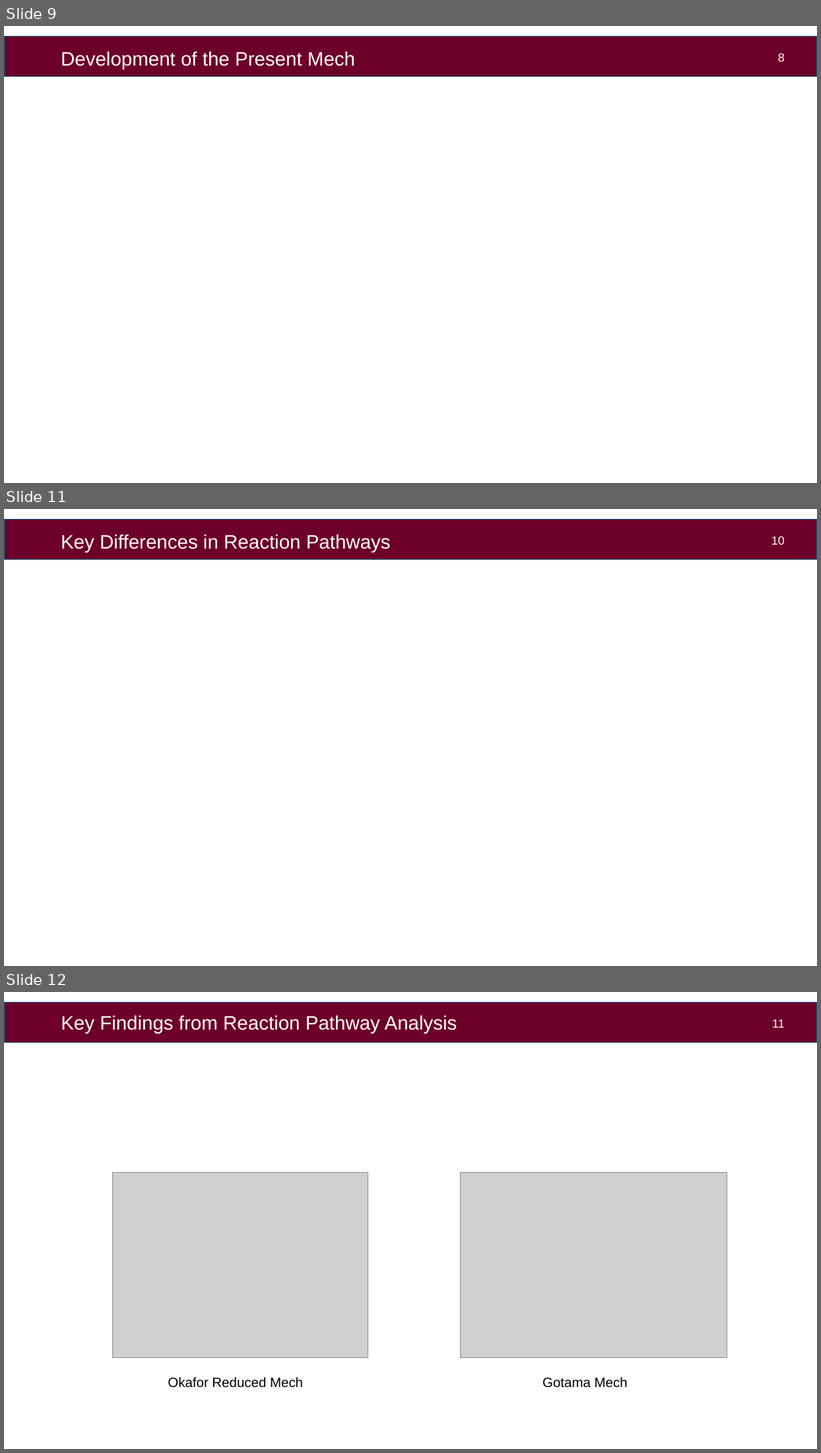
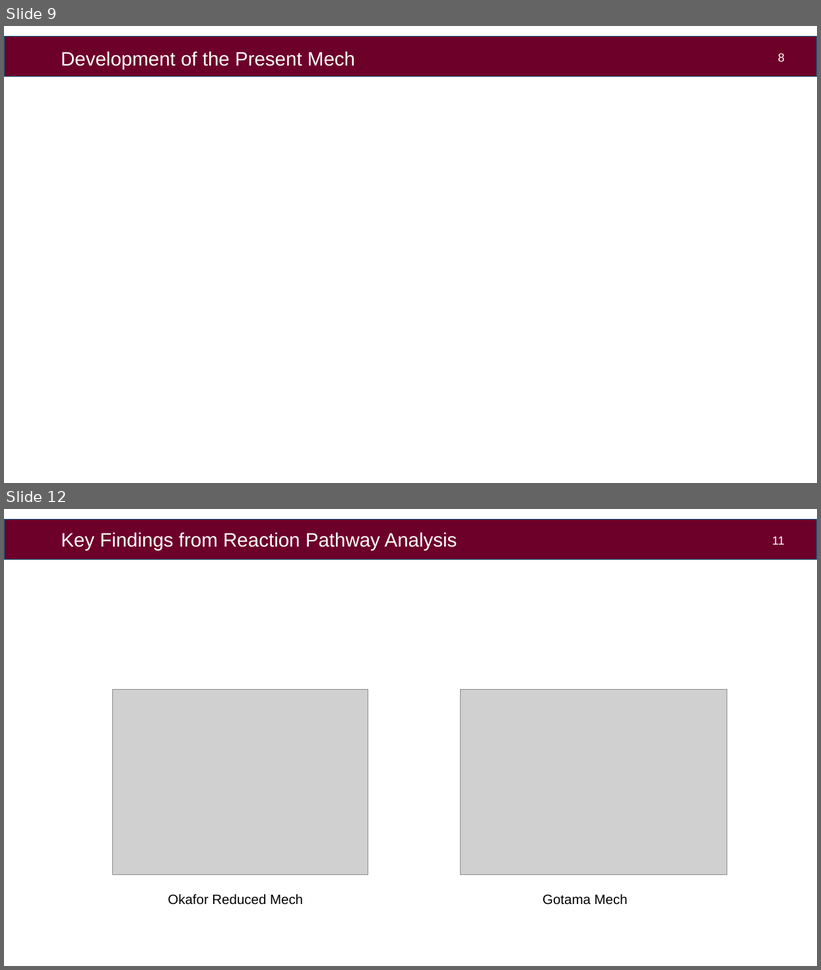
Before and after one commit to aahil-wq/lab-presentations, a slide deck: icfd2026/pres/kyushu_ppt_16-9.pptx. Shown one above the other, each under a label of ours: slides 9, 11 and 12 before the commit, slides 9 and 12 after it; the slides between them are not shown. The pictures are 821x1453 and 821x970 pixels, drawn with LibreOffice and Linux fonts; fonts in the diff are those of the drawing; grey boxes stand for pictures; background and template pictures are left out. Boxes give left, top, right and bottom in pixels: in the first picture for what was removed or moved away, otherwise in the second. Text is boxed around its words. In the diff, an @@ line names an element or a change of style, - is before the commit and + after.

```diff
--- a/icfd2026/pres/kyushu_ppt_16-9.pptx
+++ b/icfd2026/pres/kyushu_ppt_16-9.pptx
@@ slide 11 removed at [4, 509, 817, 966], background #FFFFFF; not listed: 1 template element that a slide beside it also shows @@
@@ text removed at [61, 534, 391, 553] @@
-Key Differences in Reaction Pathways
@@ page number removed at [772, 536, 785, 545] @@
-10
```
Also in this commit, not shown: 5 slides changed, 1 slide added.
